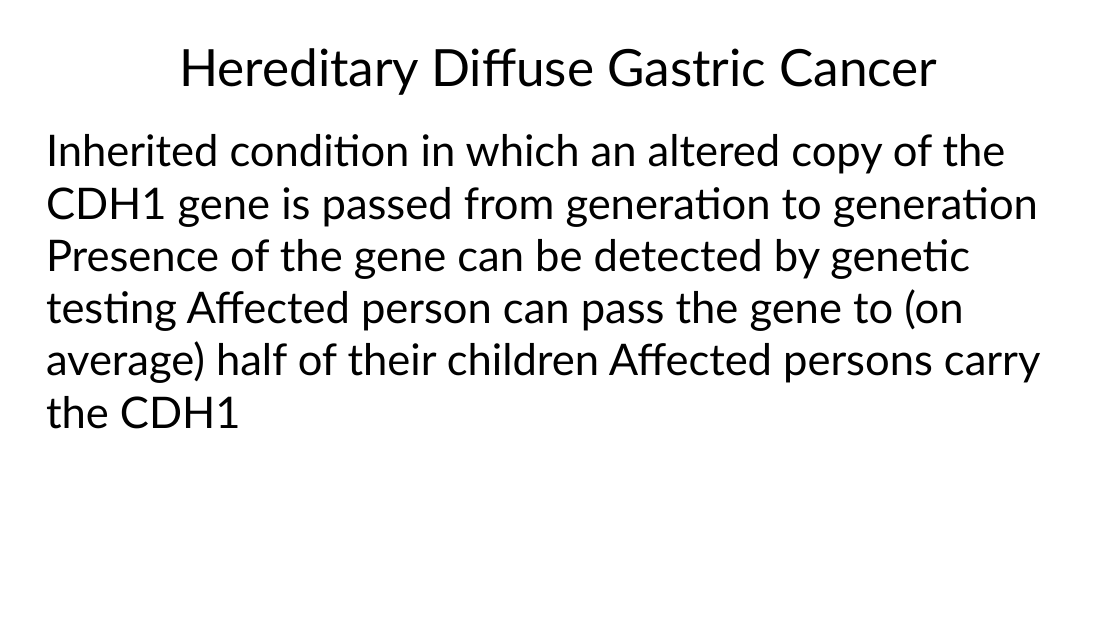
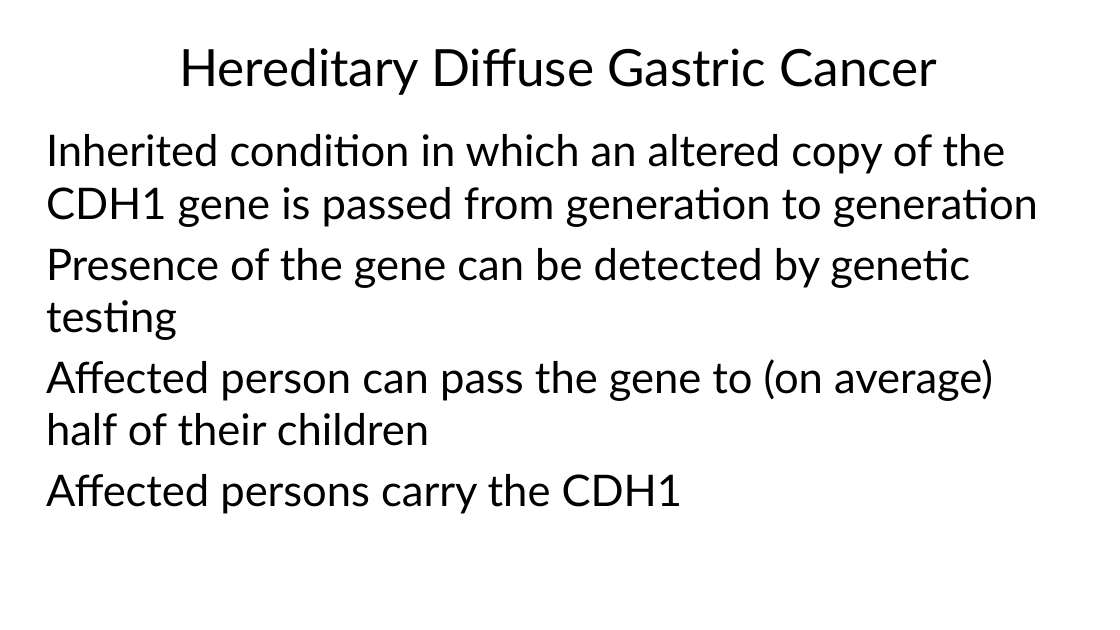
Before and after one commit to jcsalo/patient_education, a slide deck: slide 10 of lci_cdh1.pptx. Drawn at 1120x630 pixels with LibreOffice and Linux fonts; fonts in the diff are those of the drawing. Boxes give left, top, right and bottom in pixels: in the first picture for what was removed or moved away, otherwise in the second. Text is boxed around its words. In the diff, an @@ line names an element or a change of style, - is before the commit and + after.

```diff
--- a/lci_cdh1.pptx
+++ b/lci_cdh1.pptx
@@ text at <box>46,134,1038,514</box>: text changed @@
-Inherited condition in which an altered copy of the CDH1 gene is passed from generation to generation Presence of the gene can be detected by genetic testing Affected person can pass the gene to (on average) half of their children Affected persons carry the CDH1
+Inherited condition in which an altered copy of the CDH1 gene is passed from generation to generation
+Presence of the gene can be detected by genetic testing
+Affected person can pass the gene to (on average) half of their children
+Affected persons carry the CDH1
```
Also in this commit, not shown: 2 other slides changed, 59 other files.
